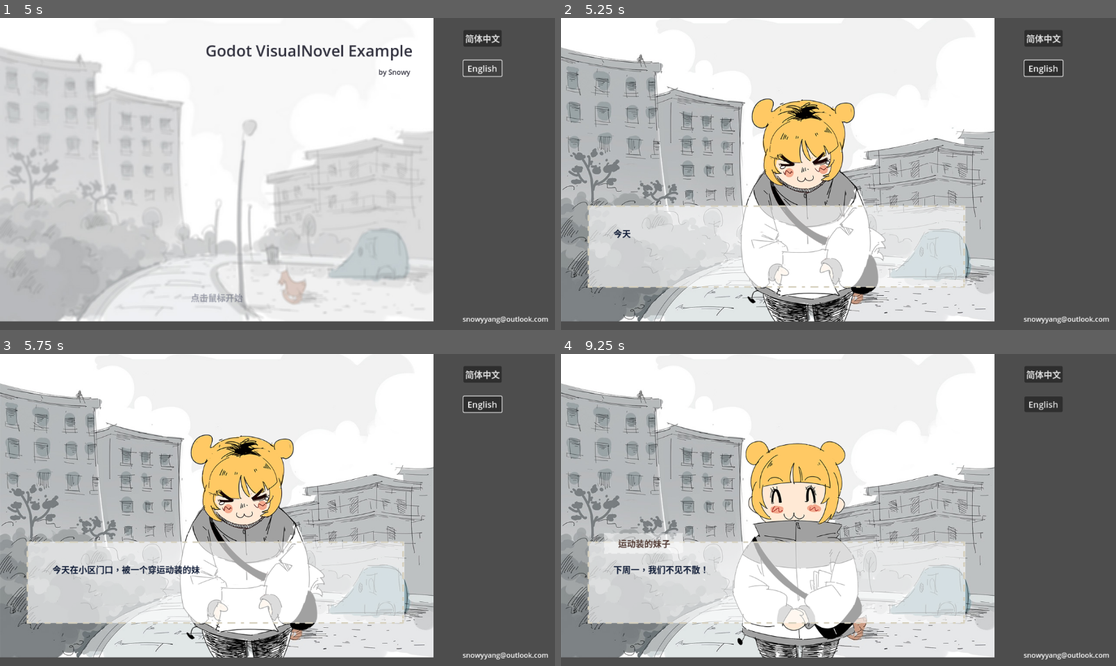
Above: before the commit, frames 1-4 (two rows, left to right).
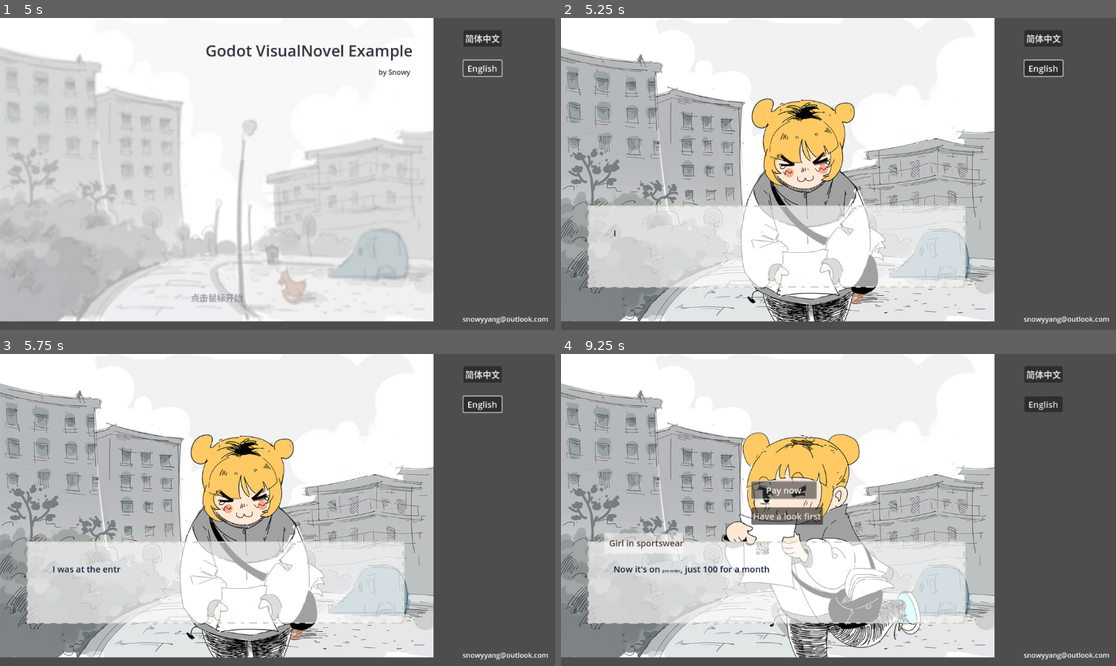
Above: after the commit, the same moments.

Repository: SnowyYANG/godot-visual-novel
Game: Godot game, scene res://main.tscn
The game is run twice, just before and just after one commit, with the same random seed, the same clock (stepped at 60 frames per second) and the same inputs.
Inputs (mouse positions are in pixels of both pictures, inside the frame that each line leads up to):
- Up to frame 1 (5 s): click "简体中文" at 0.5 s; click "English" at 1.25 s; click "简体中文" at 2 s; click "English" at 2.75 s; click "简体中文" at 3.5 s; click "English" at 4.25 s
- Up to frame 2 (5.25 s): move the mouse to (960, 158) at 5.02 s; click (960, 158) at 5.17 s
- Up to frame 3 (5.75 s): no input
- Up to frame 4 (9.25 s): move the mouse to (727, 525) at 5.77 s; click (727, 525) at 5.92 s; move the mouse to (894, 441) at 6.52 s; click (894, 441) at 6.67 s; move the mouse to (810, 572) at 7.27 s; click (810, 572) at 7.42 s; move the mouse to (1005, 556) at 8.02 s; click (1005, 556) at 8.17 s; click "马上付款" (after the commit: "Pay now") at 8.75 s

Frame 1 is identical in both runs. In frame 2, less than 0.1% of the frame differs, in the area x 9-13%, y 67-71%; in frame 3, 0.5%; in frame 4, 11%, in the area x 8-65%, y 25-98%.

Commit message:
basic translation

Diff:
--- /dev/null
+++ b/assets/translation.csv
@@ -0,0 +1,31 @@
+key,en
+s1,"I was at the entrance of my apartment, and a girl in sportswear gave me a brochure"
+ng,"Girl in sportswear"
+s2,"Hi handsome! We have opened a gym just next to the mall."
+s3,"It's such a, such a, such a, good facility!"
+s4,"Now it's on [font_size=9]pre-order[/font_size], just 100 for a month"
+o5_0,"Pay now"
+o5_1,"Have a look first"
+nm,"Me"
+s10,"Then I'll need to have a look first"
+s11,"No problem, it's just at the mall's Section B, easy to get there!"
+s12,"I walked to Section B of the mall, and sure enough, I saw a storefront under renovation, surrounded by barriers. A simple piece of paper was taped on it: ""Fitness Club - Coming Soon."""
+s13,"The 100 dollar they asked me to pay is probably just 1/N of the renovation team's unpaid balance."
+s20,"Next Monday, We'll meet again!"
+s21,"On Monday, I hurried to the mall, full of excitement."
+s22,"The scene before my eyes left me petrified - a storefront under renovation, fenced off, with nothing but a simple piece of paper taped to it: ""Fitness Club - Coming Soon."""
+s23,"So sorry, dear~ The fire safety inspection hasn't been approved yet. Let's wait patiently for one more week, okay?~ [Cute Emoji]"
+o24_0,"Wait for a week"
+o24_1,"Ask for refund"
+s25_1,"It's been 2 weeks, the gym is still closed."
+s25_3,"It's been a month, the gym is still closed."
+s25_7,"It's been 2 months, the gym is still closed."
+s25_l7,"It's been another week, the gym is still closed."
+s25,"The gym room will likely not open in the future..."
+ngw,"Hey girl (WeChat)"
+s26_7,"Hi dear~ My apology..."
+s26,"Hi dear~ My apology~ Like this, this this...and that, that, that... Be patient, let's wait for a week~[Cute Emoji]"
+s50,"I insist to ask for the refund, the girl just told me the ""contact of the officer""."
+nl,"Officer (Phone)"
+s51,"Refund? Alright, regarding our rules, 30% as the processing fee is non-refundable."
+as,"Mr. Liang, could you pay...the wage of last week? ...Umm...Umm.. Oh...Umm, okay..."
--- a/main.gd
+++ b/main.gd
@@ -16,7 +16,7 @@
 var cg = false
 
 func _ready() -> void:
-	_on_restart_button_pressed()
+	show_cover()
 
 func init():
 	voice.stop()
@@ -43,55 +43,55 @@
 			tachie.show()
 			tachie.animation = "welcome"
 			dialog.show()
-			type_text("今天在小区门口，被一个穿运动装的妹子拦住，递给我一张传单。")
+			type_text('s1', "今天在小区门口，被一个穿运动装的妹子拦住，递给我一张传单。")
 			bgm.stream = preload("res://assets/BGM-hotmilktea.mp3")
 			bgm.play()
 		2:
 			tachie.animation = "wonderful0"
 			tachie.play()
-			dialog_name_text.text = "运动装的妹子"
-			dialog_name.show()
-			type_text("帅哥！我们在隔壁商场新开了一个健身房。")
+			dialog_name_text.text = mytr('ng', "运动装的妹子")
+			dialog_name.show()
+			type_text('s2', "帅哥！我们在隔壁商场新开了一个健身房。")
 			voice.stream = preload("res://assets/Voice-welcome.ogg")
 			voice.play()
 		3:
 			tachie.animation = "wonderful"
 			tachie.play()
-			type_text("设施条件啊……这么这么这么……那么那么那么……好……~~~")
+			type_text('s3', "设施条件啊……这么这么这么……那么那么那么……好……~~~")
 			voice.stream = preload("res://assets/Voice-wonderful.ogg")
 			voice.play()
 		4:
 			tachie.animation = "presale"
-			type_text("现在[font_size=9]预售[/font_size]，只要100元一个月哦！")
+			type_text('s4', "现在[font_size=9]预售[/font_size]，只要100元一个月哦！")
 			voice.stream = preload("res://assets/Voice-presale.ogg")
 			voice.play()
 		5:
 			options.show()
-			options.get_child(0).text = "马上付款"
-			options.get_child(1).text = "先去现场看看"
+			options.get_child(0).text = mytr('o5_0', "马上付款")
+			options.get_child(1).text = mytr('o5_1', "先去现场看看")
 			return 5
 		10:
-			dialog_name_text.text = "我"
-			type_text("那我先去看看。")
+			dialog_name_text.text = mytr('nm', "我")
+			type_text('s10', "那我先去看看。")
 		11:
 			tachie.animation = "shame2normal"
 			dialog_name_text.text = "运动装的妹子"
-			type_text("好的呀，就在商场B区，特别好找！")
+			type_text('s11', "好的呀，就在商场B区，特别好找！")
 			voice.stream = preload("res://assets/Voice-justthere.ogg")
 			voice.play()
 		12:
 			bg.texture = preload("res://assets/BG-comingsoon.jpg")
 			tachie.hide()
 			dialog_name.hide()
-			type_text("我走到商场B区，果然看到一个围起来正在装修的门面，上面简单贴了张纸：“健身会所，敬请期待。”")
+			type_text('s12', "我走到商场B区，果然看到一个围起来正在装修的门面，上面简单贴了张纸：“健身会所，敬请期待。”")
 			voice.stop()
 		13:
-			type_text("要我付的100元，怕不是他们欠的装修队尾款的1/N吧。")
+			type_text('s13', "要我付的100元，怕不是他们欠的装修队尾款的1/N吧。")
 			ed = 0
 			return 88
 		20:
 			tachie.animation = "normal"
-			type_text("下周一，我们不见不散！")
+			type_text('s20', "下周一，我们不见不散！")
 			voice.stream = preload("res://assets/Voice-seeyou.ogg")
 			voice.play()
 		21:
@@ -99,49 +99,49 @@
 			bg.modulate = Color(0.34, 0.568, 0.569, 1.0)
 			tachie.hide()
 			dialog_name.hide()
-			type_text("周一，我兴冲冲赶到商场。")
+			type_text('s21', "周一，我兴冲冲赶到商场。")
 		22:
 			bg.texture = preload("res://assets/BG-comingsoon.jpg")
 			bg.modulate = Color(1,1,1)
-			type_text("眼前的景象让我石化——一个围起来正在装修的门面，上面简单贴了张纸：“健身会所，敬请期待。”")
+			type_text('s22', "眼前的景象让我石化——一个围起来正在装修的门面，上面简单贴了张纸：“健身会所，敬请期待。”")
 			bgm.stream = preload("res://assets/BGM-utaukizu.mp3")
 			bgm.play()
 		23:
-			dialog_name_text.text = "妹子（微信）"
-			dialog_name.show()
-			type_text("实在不好意思呢亲~消防检查还没通过，我们再耐心等一周哦~[可爱表情包]")
+			dialog_name_text.text = mytr('ngw', "妹子（微信）")
+			dialog_name.show()
+			type_text('s23', "实在不好意思呢亲~消防检查还没通过，我们再耐心等一周哦~[可爱表情包]")
 		24:
 			options.show()
-			options.get_child(0).text = "再等一周"
-			options.get_child(1).text = "要求退费"
+			options.get_child(0).text = mytr('o24_0', "再等一周")
+			options.get_child(1).text = mytr('o24_1', "要求退费")
 			return 24
 		25:
 			dialog_name.hide()
 			if week == 1:
-				type_text("第二周过去了，健身房依然没有开业的迹象。")
+				type_text('s25_1', "第二周过去了，健身房依然没有开业的迹象。")
 			elif week == 3:
-				type_text("一个月过去了，健身房依然没有开业的迹象。")
+				type_text('s25_3', "一个月过去了，健身房依然没有开业的迹象。")
 			elif week == 7:
-				type_text("两个月过去了，健身房依然没有开业的迹象。")
+				type_text('s25_7', "两个月过去了，健身房依然没有开业的迹象。")
 			elif week < 7:
-				type_text("又是一周过去了，健身房依然没有开业的迹象。")
+				type_text('s25_l7', "又是一周过去了，健身房依然没有开业的迹象。")
 			else:
-				type_text("这个健身房看来是不会开业了……")
+				type_text('s25', "这个健身房看来是不会开业了……")
 		26:
-			dialog_name_text.text = "妹子（微信）"
+			dialog_name_text.text = mytr('ngw', "妹子（微信）")
 			dialog_name.show()
 			if week > 7:
-				type_text("亲爱的~真的很抱歉呢……")
+				type_text('s26_7', "亲爱的~真的很抱歉呢……")
 			else:
-				type_text("亲爱的~真的很抱歉呢~这样这样这样……那样那样那样……我们再耐心等一周哦~[可爱表情包]")
+				type_text('s26', "亲爱的~真的很抱歉呢~这样这样这样……那样那样那样……我们再耐心等一周哦~[可爱表情包]")
 			return 24
 		50:
 			dialog_name.hide()
-			type_text("我坚持要求退费，妹子给了我一个“领导电话”。")
+			type_text('s50', "我坚持要求退费，妹子给了我一个“领导电话”。")
 		51:
-			dialog_name_text.text = "领导（电话）"
-			dialog_name.show()
-			type_text("退费？行，按规定扣30%手续费。")
+			dialog_name_text.text = mytr('nl', "领导（电话）")
+			dialog_name.show()
+			type_text('s51', "退费？行，按规定扣30%手续费。")
 			voice.stream = preload("res://assets/Voice-refund.ogg")
 			voice.play()
 			ed = 5
@@ -200,15 +200,21 @@
 				bgm.stop()
 			step = story(step)
 
+func mytr(key: String, zh: String) -> String:
+	if (TranslationServer.get_locale() == "en"):
+		return tr(key)
+	return zh
+
 var _type_id = 0
 var _typing_total_chars = 0
 var type_speed = 0.03  # 秒/字符，按需要调整
-func type_text(text: String, char_delay: float = -1.0) -> void:
+func type_text(key, text: String, char_delay: float = -1.0) -> void:
 	if char_delay <= 0:
 		char_delay = type_speed
 	_type_id = Time.get_ticks_msec()
 	var id = _type_id
-	dialog_text.bbcode_text = text
+
+	dialog_text.bbcode_text = mytr(key, text)
 
 	var attempts = 0
 	while attempts < 3:
@@ -226,7 +232,8 @@
 		await get_tree().create_timer(char_delay).timeout
 	_typing_total_chars = 0
 
-func _on_restart_button_pressed() -> void:
+func _on_lang_button_pressed(lang) -> void:
+	TranslationServer.set_locale(lang)
 	cg = false
 	show_cover()
 
--- a/main.tscn
+++ b/main.tscn
@@ -478,7 +478,7 @@
 }
 autoplay = "Blink"
 
-[node name="Button" type="Button" parent="."]
+[node name="ZhButton" type="Button" parent="."]
 offset_left = 1068.8889
 offset_top = 27.777779
 offset_right = 1156.8889
@@ -486,7 +486,7 @@
 theme_override_font_sizes/font_size = 20
 text = "简体中文"
 
-[node name="Button2" type="Button" parent="."]
+[node name="EnButton" type="Button" parent="."]
 offset_left = 1068.8889
 offset_top = 97.77778
 offset_right = 1156.8889
@@ -501,7 +501,5 @@
 offset_bottom = 706.3334
 text = "snowyyang@outlook.com"
 
-[connection signal="pressed" from="UI/Options/Option0" to="." method="_on_option_pressed" binds= [0]]
-[connection signal="pressed" from="UI/Options/Option2" to="." method="_on_option_pressed" binds= [1]]
-[connection signal="pressed" from="Button" to="." method="_on_restart_button_pressed"]
-[connection signal="pressed" from="Button2" to="." method="_on_restart_button_pressed"]
+[connection signal="pressed" from="ZhButton" to="." method="_on_lang_button_pressed" binds= ["zh"]]
+[connection signal="pressed" from="EnButton" to="." method="_on_lang_button_pressed" binds= ["en"]]
--- a/project.godot
+++ b/project.godot
@@ -10,10 +10,14 @@
 
 [application]
 
-config/name="GodotVisualNovel"
+config/name="Godot VisualNovel"
 run/main_scene="res://main.tscn"
 config/features=PackedStringArray("4.5", "GL Compatibility")
 config/icon="res://icon.svg"
+
+[internationalization]
+
+locale/translations=PackedStringArray("res://assets/translation.en.translation")
 
 [rendering]
 
Not shown, added: assets/translation.csv.import
Binary file added: assets/translation.en.translation
